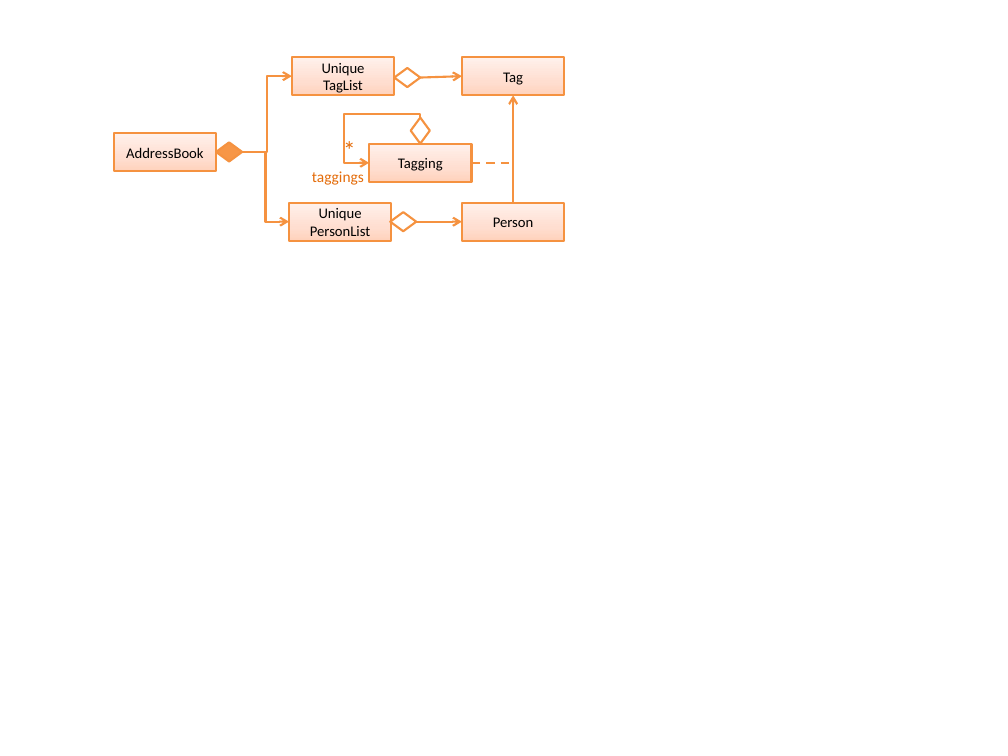
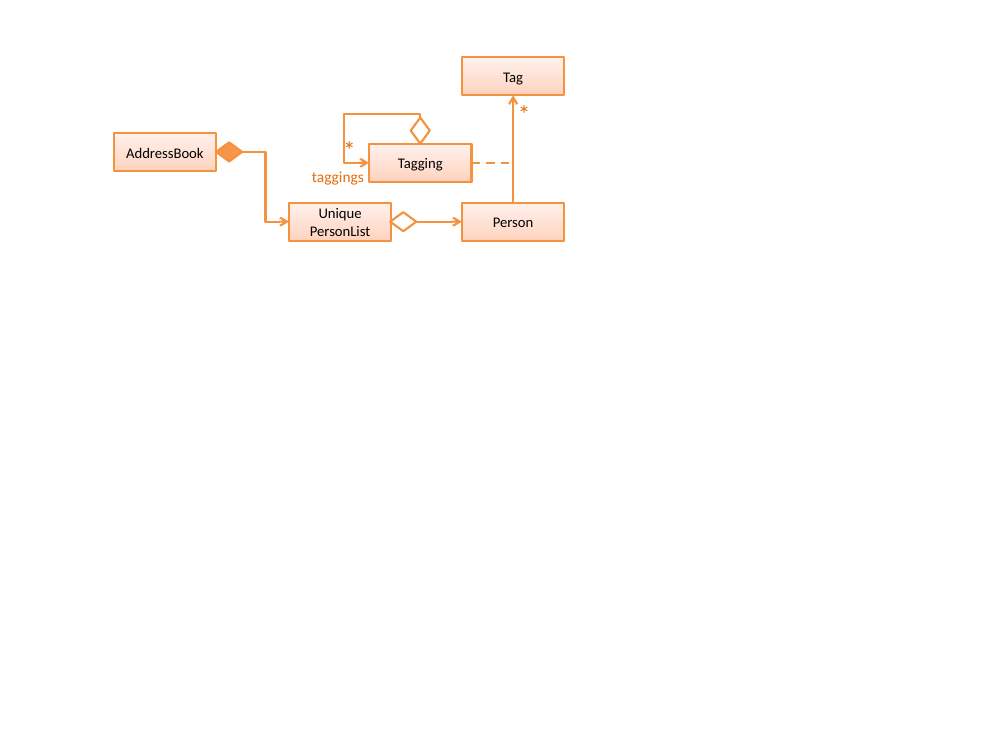
Before and after one commit to se-edu/addressbook-level2, a slide deck: slide 4 of docs/Diagrams.pptx. Drawn at 1008x756 pixels with LibreOffice and Linux fonts; fonts in the diff are those of the drawing. Boxes give left, top, right and bottom in pixels: in the first picture for what was removed or moved away, otherwise in the second. Text is boxed around its words. In the diff, an @@ line names an element or a change of style, - is before the commit and + after.

Commit message:
docs: update component on UniqueTagList
AddressBook previously had a UniqueTagList linked to it as the
master tag list, which was reflected in the architecture diagrams
in the DeveloperGuide and LearningOutcomes.

Since AddressBook does not use a master tag list anymore, and
UniqueTagList has been removed, these architecture diagrams are no
longer consistent with the program.

Let's update these architecture diagrams in the DeveloperGuide
and LearningOutcomes.

```diff
--- a/docs/Diagrams.pptx
+++ b/docs/Diagrams.pptx
@@ rectangle removed at (292, 57, 395, 96) @@
-Unique
-TagList
@@ elbow arrow removed from (242, 152) to (292, 77) @@
@@ diamond removed at (394, 68, 420, 87) @@
@@ arrow removed from (420, 78) to (462, 77) @@
@@ text added at (518, 93, 528, 133), 18 pt, text #E46C0A @@
+*
```
Also in this commit, not shown: 2 other slides changed, 4 other files.
